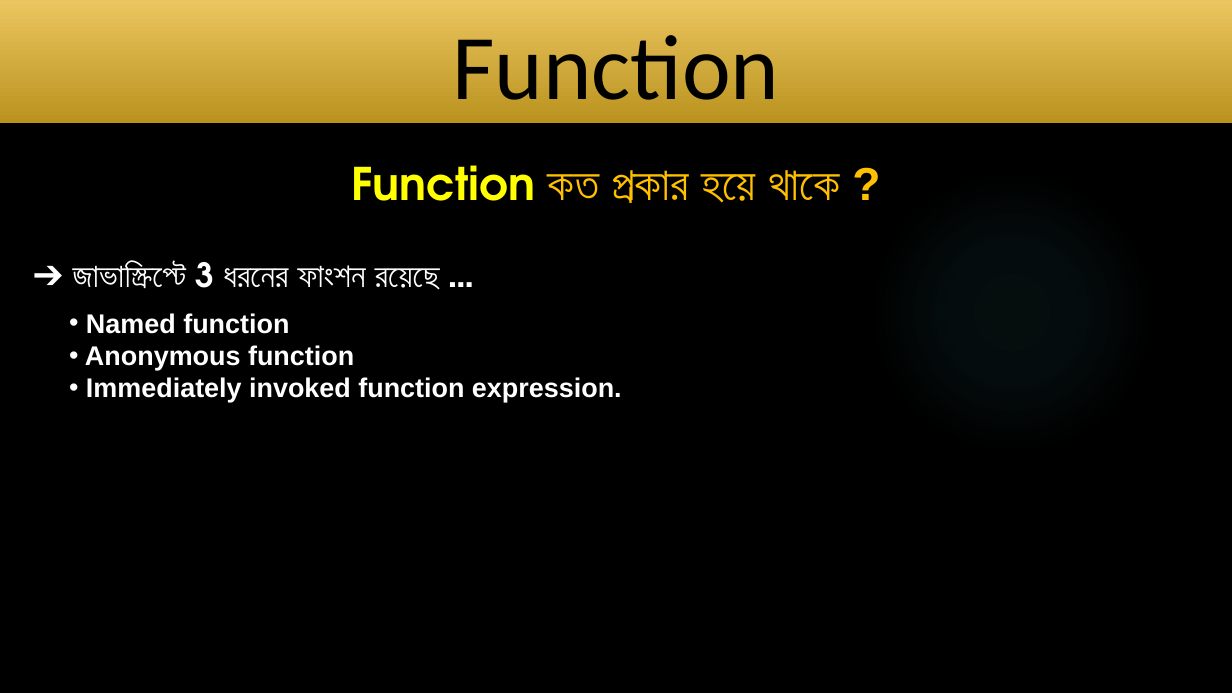
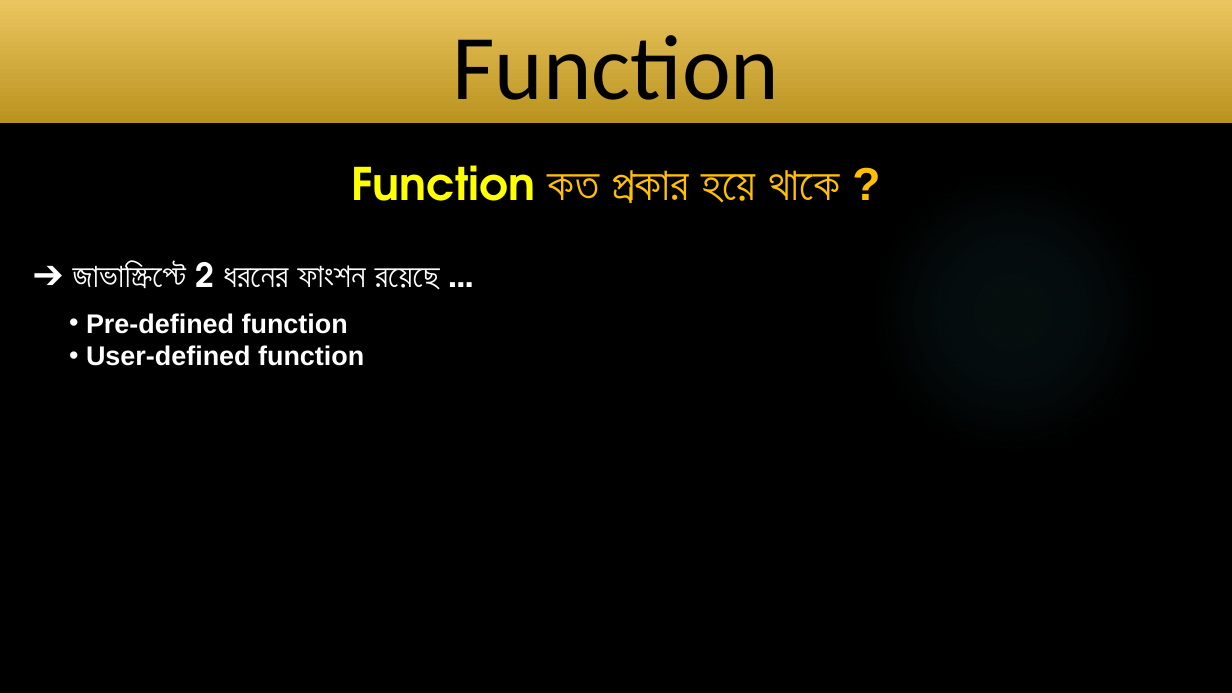
Before and after one commit to Mithun-Miah/Full-Stack-Assignment, a slide deck: slide 4 of JS Presentation File.pptx (slide 6 before the commit). Drawn at 1232x693 pixels with LibreOffice and Linux fonts; fonts in the diff are those of the drawing; background and template pictures are left out. Boxes give left, top, right and bottom in pixels: in the first picture for what was removed or moved away, otherwise in the second. Text is boxed around its words. In the diff, an @@ line names an element or a change of style, - is before the commit and + after.

```diff
--- a/JS Presentation File.pptx
+++ b/JS Presentation File.pptx
@@ text at bbox=[73, 262, 440, 290]: text changed @@
-➔ জাভাস্ক্রিপ্টে 3 ধরনের ফাংশন রয়েছে …
+➔ জাভাস্ক্রিপ্টে 2 ধরনের ফাংশন রয়েছে …
@@ text at bbox=[86, 313, 364, 366]: text changed @@
-• Named function
-• Anonymous function
-• Immediately invoked function expression.
+• Pre-defined function
+• User-defined function
```
Also in this commit, not shown: 3 other slides changed, 3 slides added, 2 slides removed.
